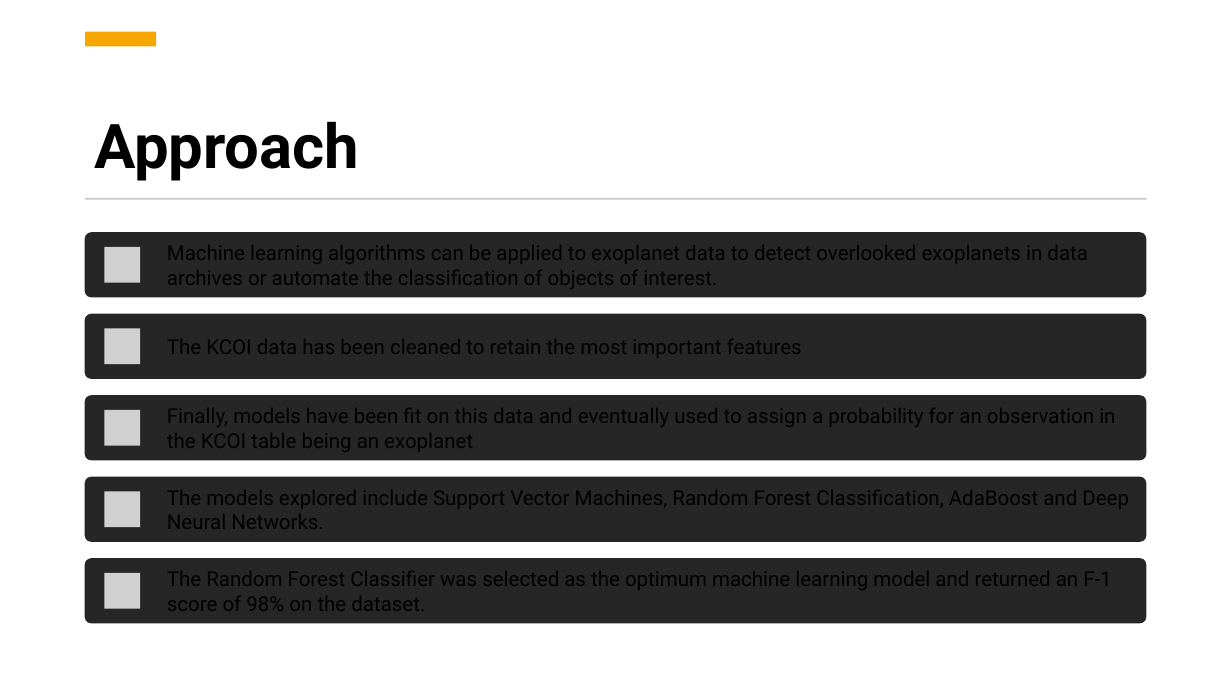
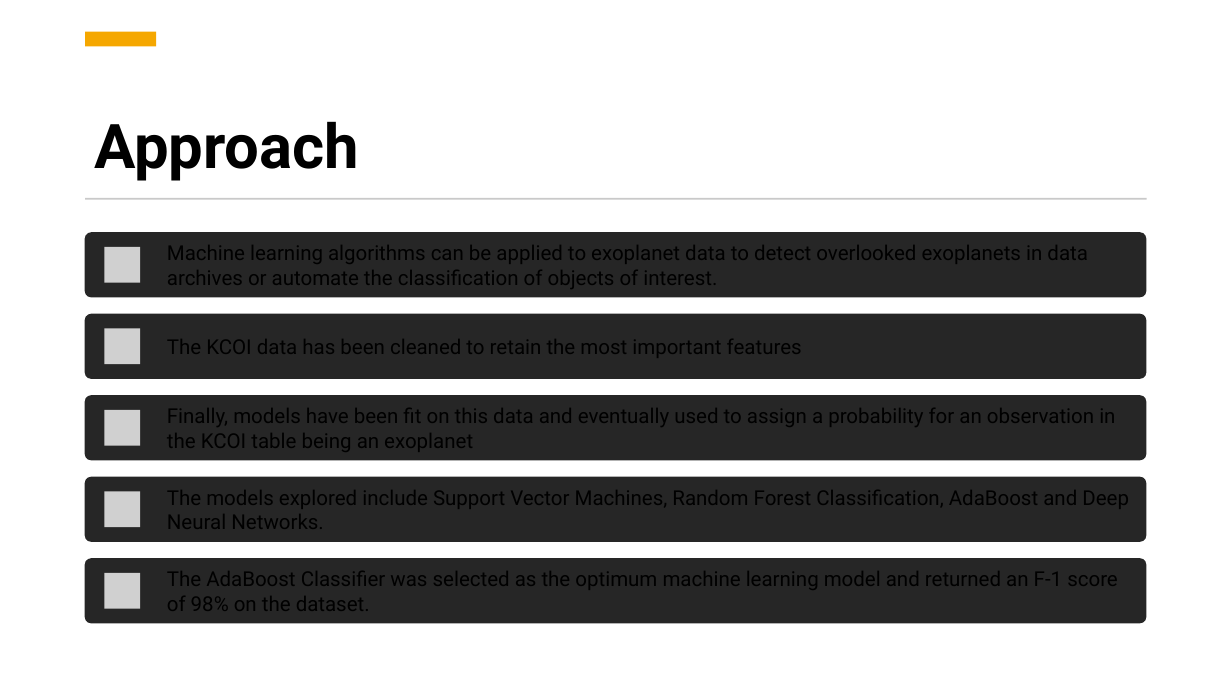
Before and after one commit to aditeyabaral/kepler-exoplanet-analysis, a slide deck: slide 5 of presentation/Presentation - Kepler Exoplanet Analysis.pptx. Drawn at 1232x693 pixels with LibreOffice and Linux fonts; fonts in the diff are those of the drawing; grey boxes stand for pictures. Boxes give left, top, right and bottom in pixels: in the first picture for what was removed or moved away, otherwise in the second. Text is boxed around its words. In the diff, an @@ line names an element or a change of style, - is before the commit and + after.

```diff
--- a/presentation/Presentation - Kepler Exoplanet Analysis.pptx
+++ b/presentation/Presentation - Kepler Exoplanet Analysis.pptx
@@ text at box(167, 565, 1118, 617): text changed @@
-The Random Forest Classifier was selected as the optimum machine learning model and returned an F-1 score of 98% on the dataset.
+The AdaBoost Classifier was selected as the optimum machine learning model and returned an F-1 score of 98% on the dataset.
```
Also in this commit, not shown: 2 other files.
